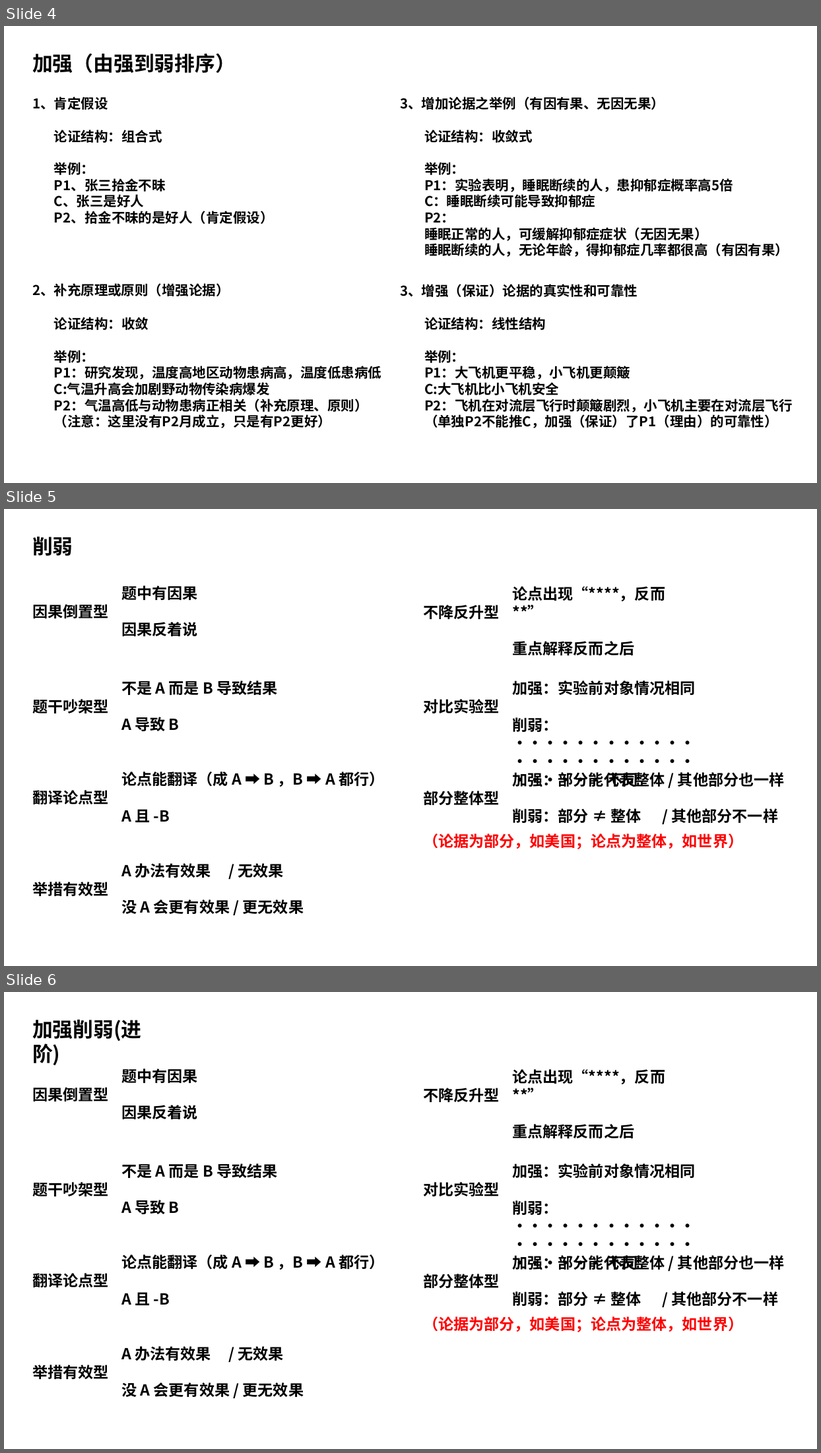
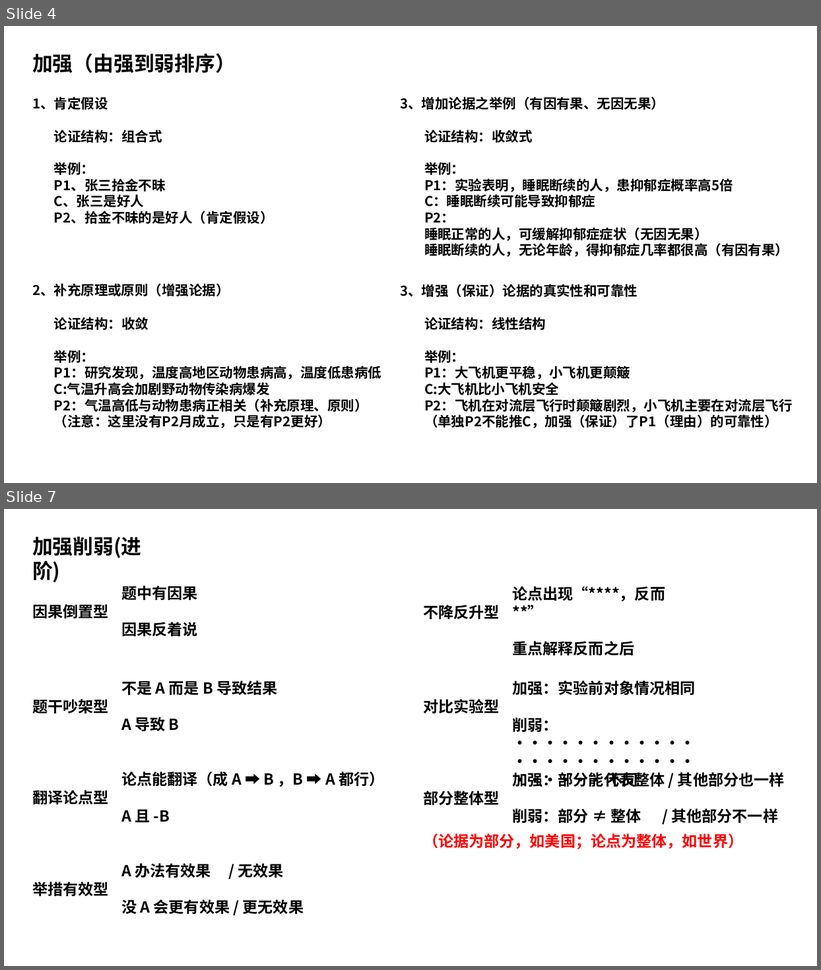
Before and after one commit to hornhuang/coder2ShiYeBian, a slide deck: 事业编备考/判断推理/判断推理.pptx. Shown one above the other, each under a label of ours: slides 4, 5 and 6 before the commit, slides 4 and 7 after it; the slides between them are not shown. The pictures are 821x1453 and 821x970 pixels, drawn with LibreOffice and Linux fonts; fonts in the diff are those of the drawing. Boxes give left, top, right and bottom in pixels: in the first picture for what was removed or moved away, otherwise in the second. Text is boxed around its words. In the diff, an @@ line names an element or a change of style, - is before the commit and + after.

```diff
--- a/事业编备考/判断推理/判断推理.pptx
+++ b/事业编备考/判断推理/判断推理.pptx
@@ slide 5 removed at <box>4,509,817,966</box>, background #FFFFFF @@
@@ text removed at <box>32,536,73,556</box> @@
-削弱
@@ text removed at <box>121,586,197,636</box> @@
-题中有因果
-因果反着说
@@ text removed at <box>512,586,665,656</box> @@
-论点出现“****，反而 **”
-重点解释反而之后
@@ text removed at <box>32,602,108,621</box> @@
-因果倒置型
@@ text removed at <box>423,605,499,619</box> @@
-不降反升型
@@ text removed at <box>121,681,277,731</box> @@
-不是 A 而是 B 导致结果
-A 导致 B
@@ text removed at <box>512,681,695,789</box> @@
-加强：实验前对象情况相同
-削弱：······························ 不同
@@ text removed at <box>32,699,108,714</box> @@
-题干吵架型
@@ text removed at <box>423,699,499,714</box> @@
-对比实验型
@@ text removed at <box>121,772,384,823</box> @@
-论点能翻译（成 A ➡️ B ，B ➡️ A 都行）
-A 且 -B
@@ text removed at <box>512,772,785,823</box> @@
-加强：部分能代表整体 / 其他部分也一样
-削弱：部分 ≠ 整体 / 其他部分不一样
@@ text removed at <box>32,790,108,805</box> @@
-翻译论点型
@@ text removed at <box>423,791,499,805</box> @@
-部分整体型
@@ text removed at <box>423,834,743,850</box> @@
-（论据为部分，如美国；论点为整体，如世界）
@@ text removed at <box>121,863,304,914</box> @@
-A 办法有效果 / 无效果
-没 A 会更有效果 / 更无效果
@@ text removed at <box>32,882,108,896</box> @@
-举措有效型
@@ what was slide 6 is now slide 7 @@
```
Also in this commit, not shown: 2 slides added.
